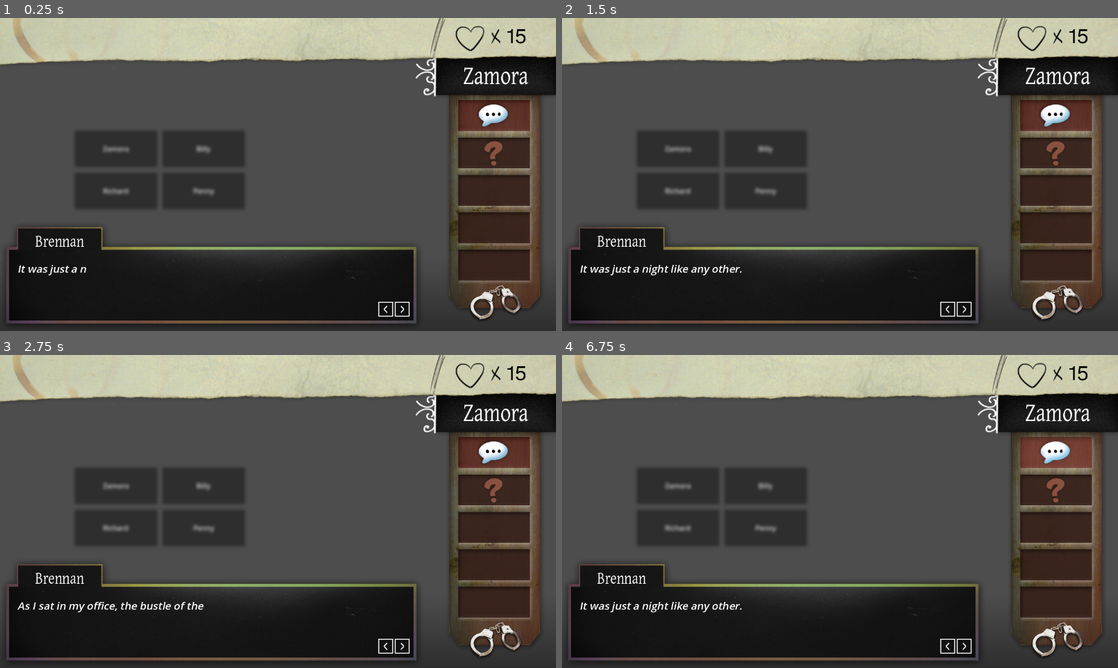
Above: before the commit, frames 1-4 (two rows, left to right).
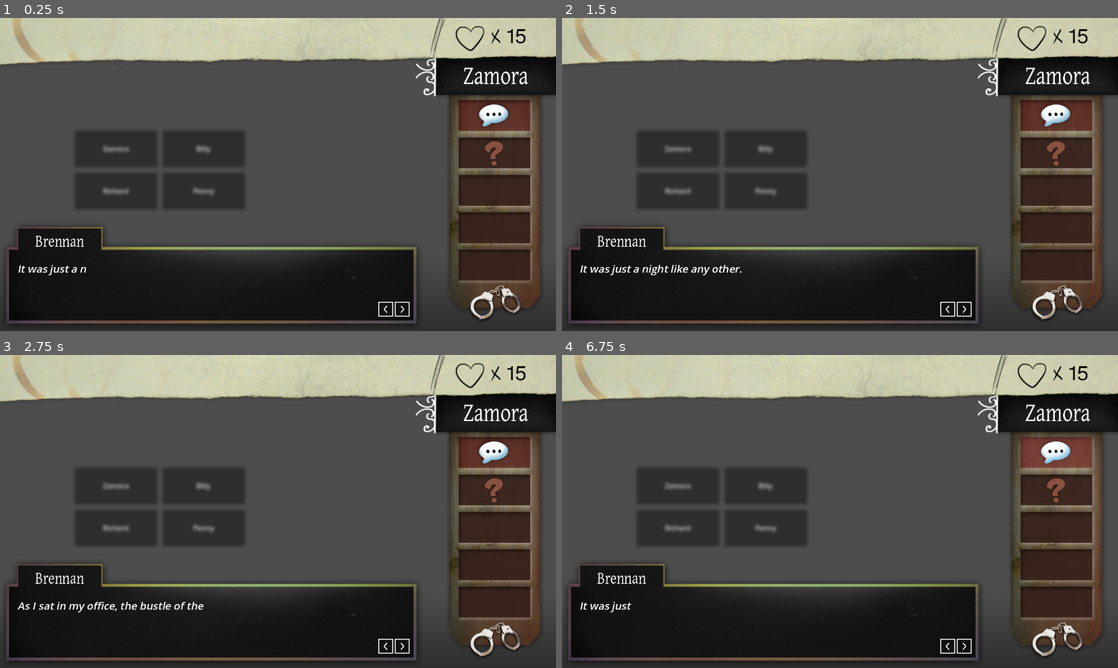
Above: after the commit, the same moments.

Repository: KettLovahr/murder-for-dessert
Game: Godot game, scene res://Scenes/MainScene.tscn
Two runs of this game, one before a commit and one after it. Both use one fixed random seed, a clock stepped at 60 frames per second and the inputs below.
Inputs (mouse positions are in pixels of both pictures, inside the frame that each line leads up to):
- Up to frame 1 (0.25 s): no input
- Up to frame 2 (1.5 s): click (1056, 115) at 0.5 s; click "Zamora" at 1.25 s
- Up to frame 3 (2.75 s): click (400, 646) at 2 s
- Up to frame 4 (6.75 s): click (962, 646) at 2.75 s; click (945, 646) at 3.5 s; click "Richard" at 4.25 s; click "Billy" at 5 s; click "Penny" at 5.75 s; click (1056, 452) at 6.5 s

The runs differ from the first frame. In frame 1, 0.2% of the frame differs, in the area x 82-96%, y 26-84%; in frame 2, 0.2%; in frame 3, 0.2%; in frame 4, 0.4%, in the area x 12-96%, y 26-84%.

Commit message:
Switch between scenes from the right hand menu

Diff:
--- a/GameManager.gd
+++ b/GameManager.gd
@@ -1,7 +1,6 @@
 extends Node
 
 var pins: Array[DialogueLine]
-var current_culprit: String = "Zamora"
 var lives: int = 15
 
 signal line_added(line: DialogueLine)
--- /dev/null
+++ b/Scenes/ConversationButton.gd
@@ -0,0 +1,9 @@
+extends TextureButton
+class_name ConversationButton
+
+@export var associated_scene: DialogueScene
+
+signal change_scene(scene: DialogueScene)
+
+func _on_pressed() -> void:
+	change_scene.emit(associated_scene)
--- /dev/null
+++ b/Scenes/ConversationButton.tscn
@@ -0,0 +1,18 @@
+[gd_scene load_steps=6 format=3 uid="uid://d2bfgm1hawyxs"]
+
+[ext_resource type="Texture2D" uid="uid://fijwdm7ayte8" path="res://Assets/Textures/Conversation/conversation_dialogue_normal.png" id="1_5k06j"]
+[ext_resource type="Texture2D" uid="uid://cawtmchaywsyx" path="res://Assets/Textures/Conversation/conversation_dialogue_click.png" id="2_usmhn"]
+[ext_resource type="Texture2D" uid="uid://dywuqu3ryieg4" path="res://Assets/Textures/Conversation/conversation_dialogue_hover.png" id="3_dnqvg"]
+[ext_resource type="Texture2D" uid="uid://x7jeja7txl5b" path="res://Assets/Textures/Conversation/conversation_unknown.png" id="4_kx2je"]
+[ext_resource type="Script" uid="uid://b5upc5uc3sael" path="res://Scenes/ConversationButton.gd" id="5_usmhn"]
+
+[node name="ConversationButton1" type="TextureButton"]
+offset_right = 182.0
+offset_bottom = 90.0
+texture_normal = ExtResource("1_5k06j")
+texture_pressed = ExtResource("2_usmhn")
+texture_hover = ExtResource("3_dnqvg")
+texture_disabled = ExtResource("4_kx2je")
+script = ExtResource("5_usmhn")
+
+[connection signal="pressed" from="." to="." method="_on_pressed"]
--- a/Scenes/DialogueUi.gd
+++ b/Scenes/DialogueUi.gd
@@ -20,10 +20,11 @@
 
 func reset():
 	if dialogue:
-		$CulpritLabel.text = dialogue.culprit
+		$CulpritLabel.text = tree.culprit
 		current_line = 0
 		_update_line()
 		_update_tree_buttons()
+		_update_speaker_sprite(null)
 
 func _process(_delta):
 	var vis_char = dialogue_label.visible_characters
@@ -58,7 +59,7 @@
 		var brick_wall = false
 		var previous_unlocked = true
 		for i in range(1, 6):
-			var button: TextureButton = get_node("ConversationButton%d" % [i])
+			var button: ConversationButton = get_node("ConversationButton%d" % [i])
 			button.disabled = true
 			if brick_wall:
 				button.texture_disabled = load("res://Assets/Textures/Conversation/conversation_brick_wall.png")
@@ -66,8 +67,11 @@
 			var scene: DialogueScene = tree.get("level_%s_scene" % [i])
 			var unlocked: bool = tree.get("level_%s_unlocked" % [i])
 
+
+
 			if unlocked:
 				if scene:
+					button.associated_scene = scene
 					button.disabled = false
 					previous_unlocked = true
 				else:
@@ -102,7 +106,11 @@
 	else:
 		scene_completed.emit()
 
-
 func _on_pin_action_button_pressed() -> void:
 	var line = dialogue.lines[current_line]
 	GameManager.add_pin(line)
+
+
+func _handle_change_scene(scene: DialogueScene) -> void:
+	dialogue = scene
+	reset()
--- a/Scenes/DialogueUi.tscn
+++ b/Scenes/DialogueUi.tscn
@@ -11,11 +11,8 @@
 [ext_resource type="Texture2D" uid="uid://bycu6eaymf2ca" path="res://Assets/Textures/Conversation/dialogue_pin_normal.png" id="9_bpahb"]
 [ext_resource type="Texture2D" uid="uid://ceg1n8pyw12pd" path="res://Assets/Textures/Conversation/conversation_progress_frame.png" id="9_fsg10"]
 [ext_resource type="Texture2D" uid="uid://b0faqo7gcukq5" path="res://Assets/Textures/Conversation/dialogue_pin_click.png" id="10_vxeye"]
-[ext_resource type="Texture2D" uid="uid://fijwdm7ayte8" path="res://Assets/Textures/Conversation/conversation_dialogue_normal.png" id="11_3kq8a"]
 [ext_resource type="Texture2D" uid="uid://deu8fhng5ldy" path="res://Assets/Textures/Conversation/dialogue_pin_hover.png" id="11_vxeye"]
-[ext_resource type="Texture2D" uid="uid://cawtmchaywsyx" path="res://Assets/Textures/Conversation/conversation_dialogue_click.png" id="12_rxobw"]
-[ext_resource type="Texture2D" uid="uid://dywuqu3ryieg4" path="res://Assets/Textures/Conversation/conversation_dialogue_hover.png" id="13_ia0ow"]
-[ext_resource type="Texture2D" uid="uid://x7jeja7txl5b" path="res://Assets/Textures/Conversation/conversation_unknown.png" id="16_vxeye"]
+[ext_resource type="PackedScene" uid="uid://d2bfgm1hawyxs" path="res://Scenes/ConversationButton.tscn" id="13_rxobw"]
 
 [sub_resource type="ShaderMaterial" id="ShaderMaterial_vxeye"]
 shader = ExtResource("2_bpahb")
@@ -225,57 +222,46 @@
 horizontal_alignment = 1
 vertical_alignment = 1
 
-[node name="ConversationButton1" type="TextureButton" parent="."]
-layout_mode = 2
-offset_left = 1047.0
+[node name="ConversationButton1" parent="." instance=ExtResource("13_rxobw")]
+layout_mode = 0
+offset_left = 1048.0
 offset_top = 180.0
-offset_right = 1229.0
+offset_right = 1230.0
 offset_bottom = 270.0
-texture_normal = ExtResource("11_3kq8a")
-texture_pressed = ExtResource("12_rxobw")
-texture_hover = ExtResource("13_ia0ow")
-texture_disabled = ExtResource("16_vxeye")
-
-[node name="ConversationButton2" type="TextureButton" parent="."]
-layout_mode = 2
-offset_left = 1047.0
+
+[node name="ConversationButton2" parent="." instance=ExtResource("13_rxobw")]
+layout_mode = 0
+offset_left = 1048.0
 offset_top = 266.0
-offset_right = 1229.0
+offset_right = 1230.0
 offset_bottom = 356.0
-texture_normal = ExtResource("11_3kq8a")
-texture_pressed = ExtResource("12_rxobw")
-texture_hover = ExtResource("13_ia0ow")
-
-[node name="ConversationButton3" type="TextureButton" parent="."]
-layout_mode = 2
-offset_left = 1047.0
+
+[node name="ConversationButton3" parent="." instance=ExtResource("13_rxobw")]
+layout_mode = 0
+offset_left = 1048.0
 offset_top = 352.0
-offset_right = 1229.0
+offset_right = 1230.0
 offset_bottom = 442.0
-texture_normal = ExtResource("11_3kq8a")
-texture_pressed = ExtResource("12_rxobw")
-texture_hover = ExtResource("13_ia0ow")
-
-[node name="ConversationButton4" type="TextureButton" parent="."]
-layout_mode = 2
-offset_left = 1047.0
+
+[node name="ConversationButton4" parent="." instance=ExtResource("13_rxobw")]
+layout_mode = 0
+offset_left = 1048.0
 offset_top = 438.0
-offset_right = 1229.0
+offset_right = 1230.0
 offset_bottom = 528.0
-texture_normal = ExtResource("11_3kq8a")
-texture_pressed = ExtResource("12_rxobw")
-texture_hover = ExtResource("13_ia0ow")
-
-[node name="ConversationButton5" type="TextureButton" parent="."]
-layout_mode = 2
-offset_left = 1047.0
+
+[node name="ConversationButton5" parent="." instance=ExtResource("13_rxobw")]
+layout_mode = 0
+offset_left = 1048.0
 offset_top = 524.0
-offset_right = 1229.0
+offset_right = 1230.0
 offset_bottom = 614.0
-texture_normal = ExtResource("11_3kq8a")
-texture_pressed = ExtResource("12_rxobw")
-texture_hover = ExtResource("13_ia0ow")
 
 [connection signal="pressed" from="DialogueBox/NavButtonContainer/Previous" to="." method="_on_previous_pressed"]
 [connection signal="pressed" from="DialogueBox/NavButtonContainer/Next" to="." method="_on_next_pressed"]
 [connection signal="pressed" from="DialogueBox/PinActionButton" to="." method="_on_pin_action_button_pressed"]
+[connection signal="change_scene" from="ConversationButton1" to="." method="_handle_change_scene"]
+[connection signal="change_scene" from="ConversationButton2" to="." method="_handle_change_scene"]
+[connection signal="change_scene" from="ConversationButton3" to="." method="_handle_change_scene"]
+[connection signal="change_scene" from="ConversationButton4" to="." method="_handle_change_scene"]
+[connection signal="change_scene" from="ConversationButton5" to="." method="_handle_change_scene"]
--- a/Scenes/MainScene.tscn
+++ b/Scenes/MainScene.tscn
@@ -3,34 +3,6 @@
 [ext_resource type="PackedScene" uid="uid://bdqsnds01xtpa" path="res://Scenes/DialogueUi.tscn" id="1_hpc76"]
 [ext_resource type="Script" uid="uid://dlajrxxnh1p0b" path="res://Scenes/main_scene.gd" id="1_tr2i4"]
 [ext_resource type="PackedScene" uid="uid://bp8vtq718f8ls" path="res://Scenes/Inventory.tscn" id="3_nhkr4"]
-
-[sub_resource type="Animation" id="Animation_nhkr4"]
-resource_name = "fade_out"
-length = 0.2
-tracks/0/type = "value"
-tracks/0/imported = false
-tracks/0/enabled = true
-tracks/0/path = NodePath("DialogueUi:modulate")
-tracks/0/interp = 1
-tracks/0/loop_wrap = true
-tracks/0/keys = {
-"times": PackedFloat32Array(0, 0.2),
-"transitions": PackedFloat32Array(1, 1),
-"update": 0,
-"values": [Color(1, 1, 1, 1), Color(1, 1, 1, 0)]
-}
-tracks/1/type = "value"
-tracks/1/imported = false
-tracks/1/enabled = true
-tracks/1/path = NodePath("DialogueUi:visible")
-tracks/1/interp = 1
-tracks/1/loop_wrap = true
-tracks/1/keys = {
-"times": PackedFloat32Array(0, 0.2),
-"transitions": PackedFloat32Array(1, 1),
-"update": 1,
-"values": [true, false]
-}
 
 [sub_resource type="Animation" id="Animation_7rqgy"]
 length = 0.001
@@ -87,6 +59,34 @@
 "values": [true]
 }
 
+[sub_resource type="Animation" id="Animation_nhkr4"]
+resource_name = "fade_out"
+length = 0.2
+tracks/0/type = "value"
+tracks/0/imported = false
+tracks/0/enabled = true
+tracks/0/path = NodePath("DialogueUi:modulate")
+tracks/0/interp = 1
+tracks/0/loop_wrap = true
+tracks/0/keys = {
+"times": PackedFloat32Array(0, 0.2),
+"transitions": PackedFloat32Array(1, 1),
+"update": 0,
+"values": [Color(1, 1, 1, 1), Color(1, 1, 1, 0)]
+}
+tracks/1/type = "value"
+tracks/1/imported = false
+tracks/1/enabled = true
+tracks/1/path = NodePath("DialogueUi:visible")
+tracks/1/interp = 1
+tracks/1/loop_wrap = true
+tracks/1/keys = {
+"times": PackedFloat32Array(0, 0.2),
+"transitions": PackedFloat32Array(1, 1),
+"update": 1,
+"values": [true, false]
+}
+
 [sub_resource type="AnimationLibrary" id="AnimationLibrary_qxria"]
 _data = {
 &"RESET": SubResource("Animation_7rqgy"),
@@ -100,11 +100,6 @@
 [node name="UILayer" type="CanvasLayer" parent="."]
 
 [node name="DialogueUi" parent="UILayer" instance=ExtResource("1_hpc76")]
-anchors_preset = -1
-anchor_right = 0.0
-anchor_bottom = 0.0
-offset_right = 1280.0
-offset_bottom = 720.0
 
 [node name="DialogueUiAnim" type="AnimationPlayer" parent="UILayer"]
 libraries = {
--- a/Util/DialogueScene.gd
+++ b/Util/DialogueScene.gd
@@ -2,4 +2,3 @@
 class_name DialogueScene
 
 @export var lines: Array[DialogueLine]
-@export var culprit: String
Not shown, added: Scenes/ConversationButton.gd.uid
Not shown: 1 places in Scenes/DialogueUi.tscn that only renumber resources
